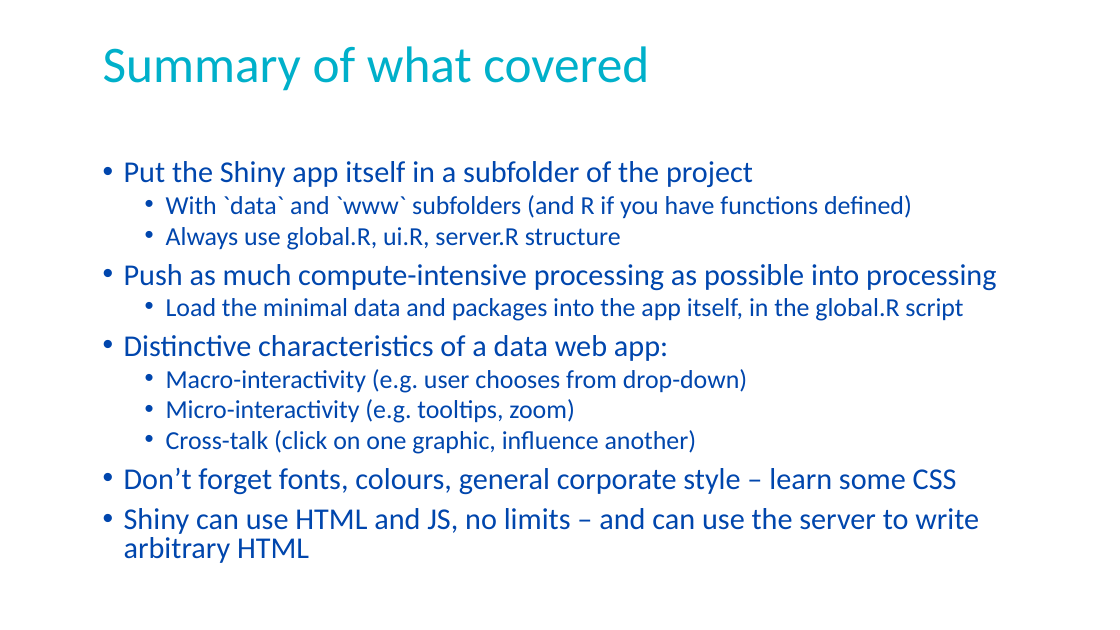
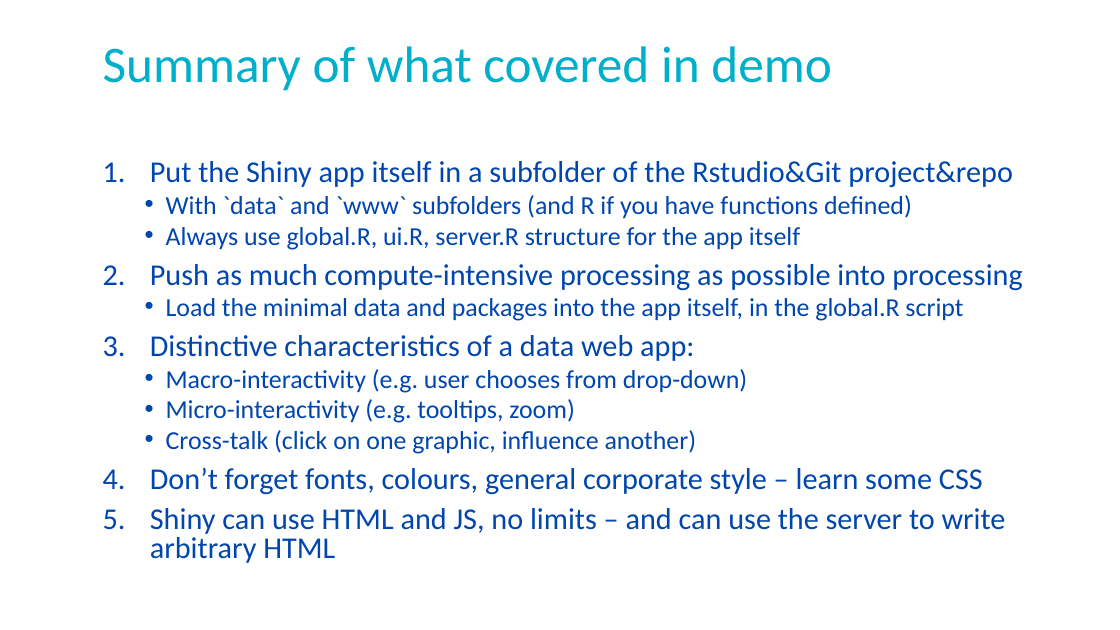
Before and after one commit to ellisp/shiny-multi-demo, a slide deck: slide 3 of doc/Building a Shiny app.pptx (slide 2 before the commit). Drawn at 1120x630 pixels with LibreOffice and Linux fonts; fonts in the diff are those of the drawing; background and template pictures are left out. Boxes give left, top, right and bottom in pixels: in the first picture for what was removed or moved away, otherwise in the second. Text is boxed around its words. In the diff, an @@ line names an element or a change of style, - is before the commit and + after.

Commit message:
add more general principles to ppt

```diff
--- a/doc/Building a Shiny app.pptx
+++ b/doc/Building a Shiny app.pptx
@@ title at box(103, 46, 831, 91): text changed @@
-Summary of what covered
+Summary of what covered in demo
@@ text at box(150, 161, 1013, 187): text changed @@
-• Put the Shiny app itself in a subfolder of the project
+1. Put the Shiny app itself in a subfolder of the Rstudio&Git project&repo
@@ text at box(166, 227, 800, 250): text changed @@
-  • Always use global.R, ui.R, server.R structure
+  • Always use global.R, ui.R, server.R structure for the app itself
@@ text at box(150, 264, 1022, 563): bullet • to 1. @@
```
Also in this commit, not shown: 1 other slide changed, 2 slides added.
